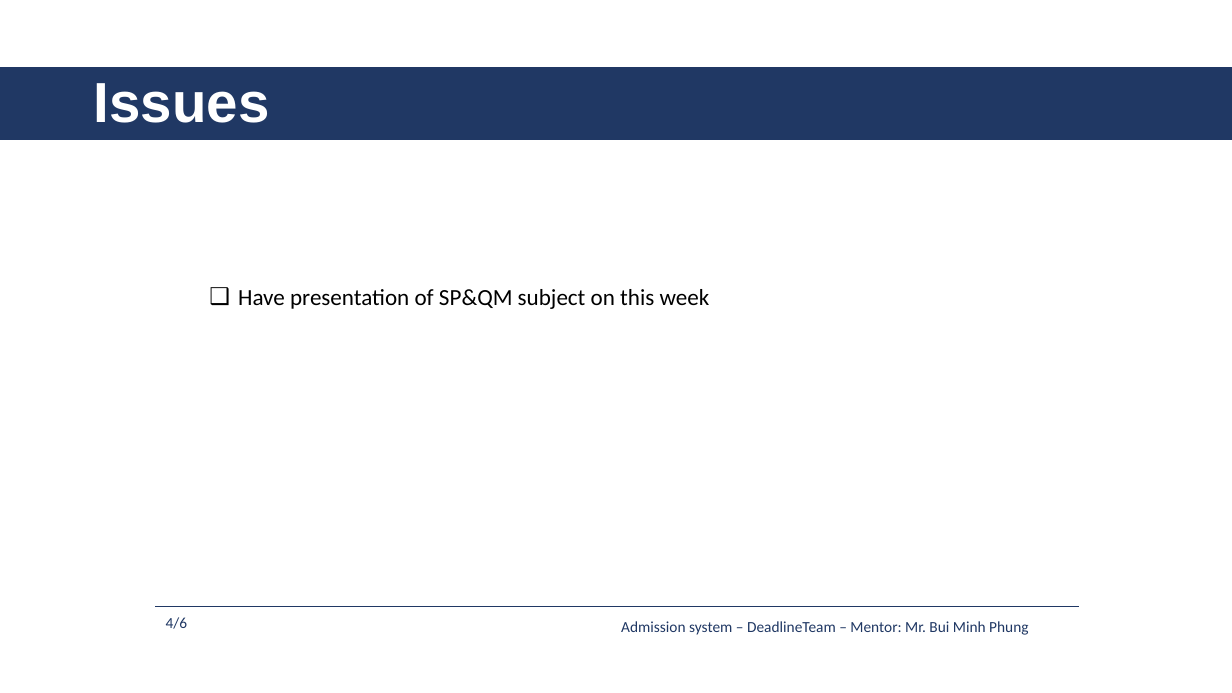
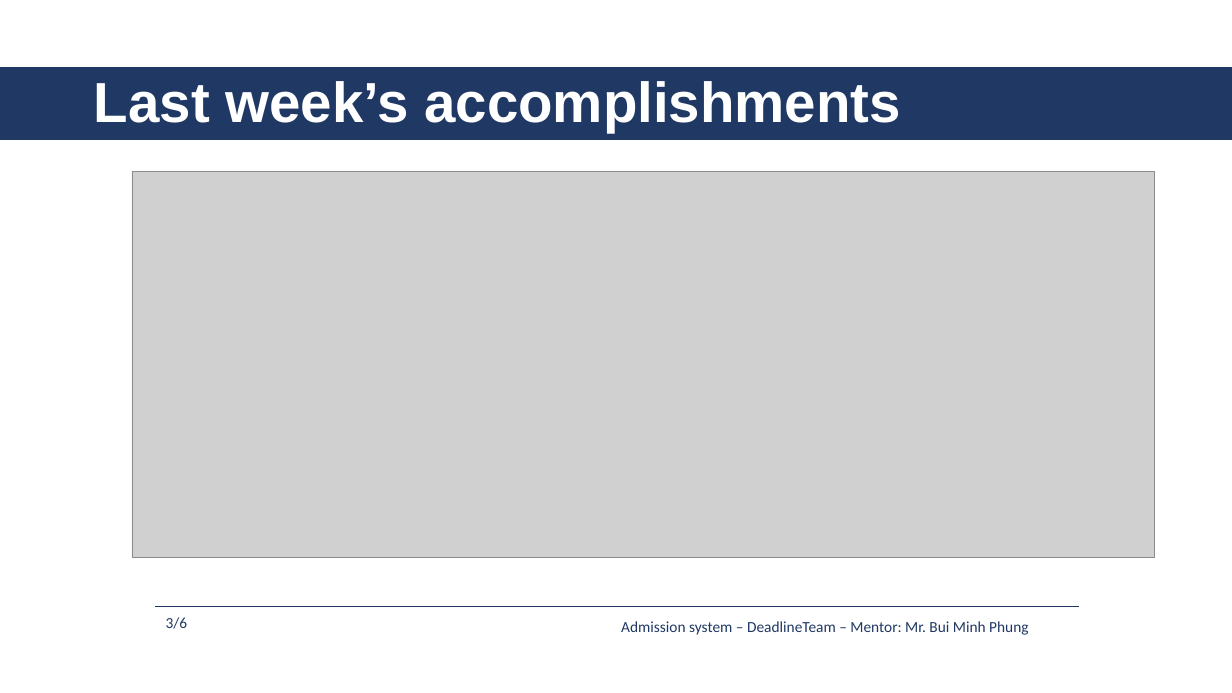
Before and after one commit to daotk/cap-deadline, a slide deck: slide 4 of 9. Presentation/AS_DeadlineTeam_Week7.pptx. Drawn at 1232x693 pixels with LibreOffice and Linux fonts; fonts in the diff are those of the drawing; grey boxes stand for pictures. Boxes give left, top, right and bottom in pixels: in the first picture for what was removed or moved away, otherwise in the second. Text is boxed around its words. In the diff, an @@ line names an element or a change of style, - is before the commit and + after.

```diff
--- a/9. Presentation/AS_DeadlineTeam_Week7.pptx
+++ b/9. Presentation/AS_DeadlineTeam_Week7.pptx
@@ title at [94, 81, 901, 132]: text changed @@
-Issues
+Last week’s accomplishments
@@ picture added at [132, 172, 1155, 558] @@
@@ text removed at [238, 289, 710, 309] @@
-❑ Have presentation of SP&QM subject on this week
@@ text at [166, 617, 188, 629]: text changed @@
-4/6
+3/6
```
Also in this commit, not shown: 2 other slides changed, 1 slide added, 3 other files.
